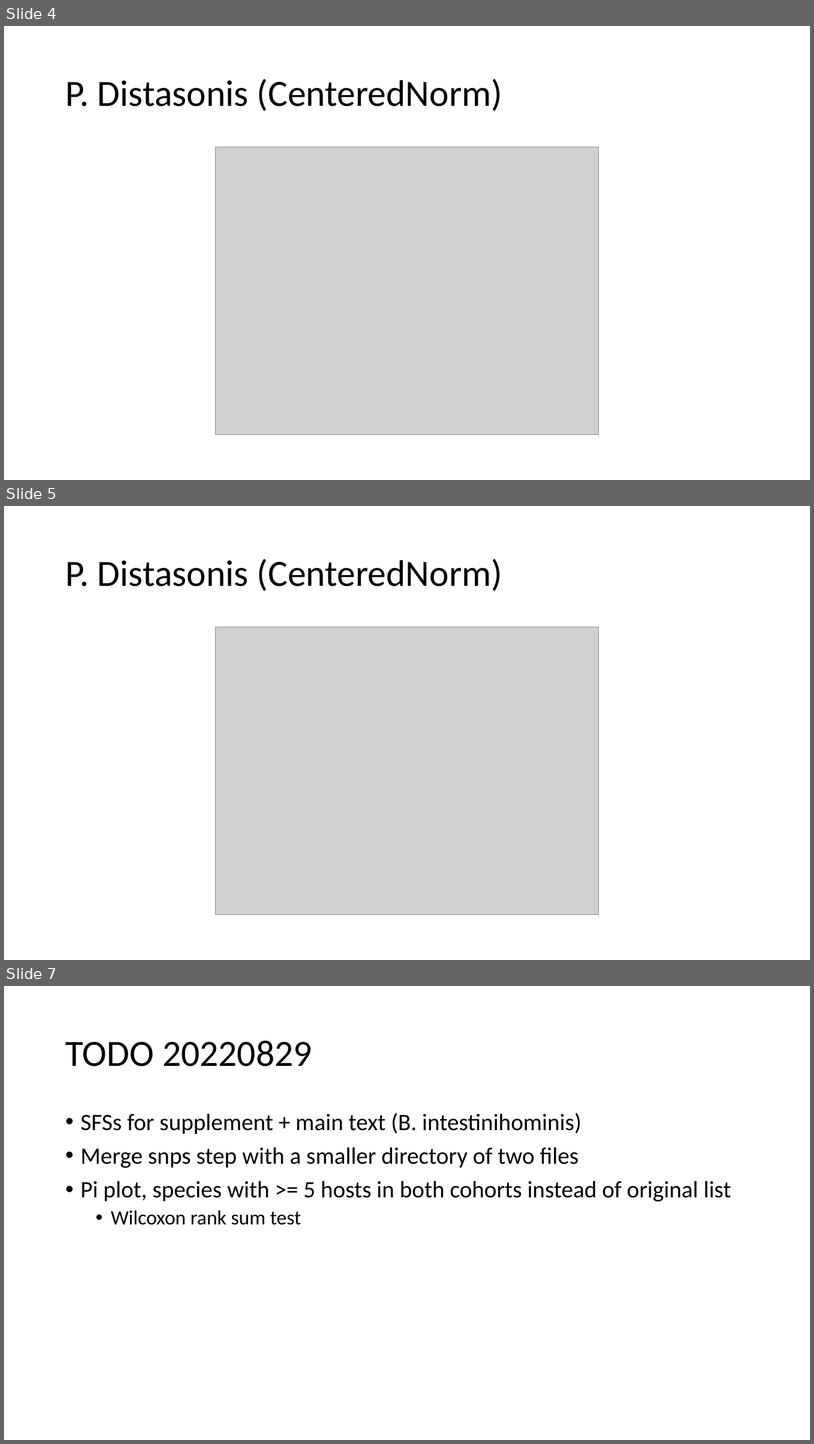
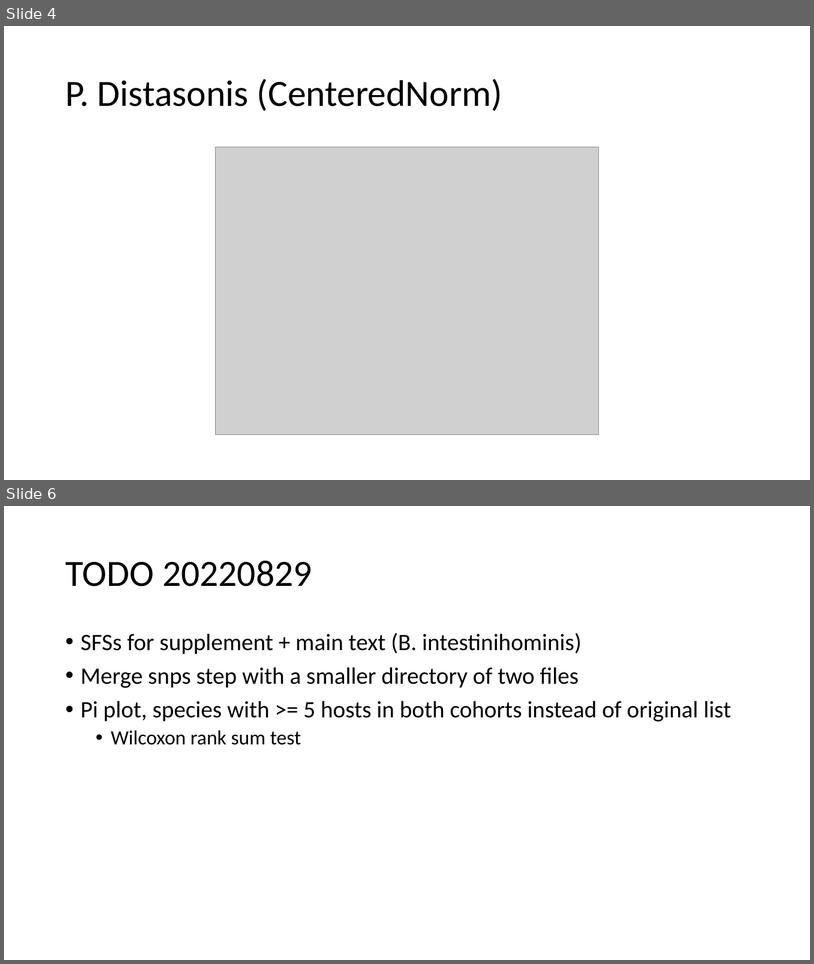
Before and after one commit to jon-mah/demo_for_ccgb, a slide deck: Summary/20220901_microbiome_demographic_slides.pptx. Shown one above the other, each under a label of ours: slides 4, 5 and 7 before the commit, slides 4 and 6 after it; the slides between them are not shown. The pictures are 814x1444 and 814x964 pixels, drawn with LibreOffice and Linux fonts; fonts in the diff are those of the drawing; grey boxes stand for pictures. Boxes give left, top, right and bottom in pixels: in the first picture for what was removed or moved away, otherwise in the second. Text is boxed around its words. In the diff, an @@ line names an element or a change of style, - is before the commit and + after.

```diff
--- a/Summary/20220901_microbiome_demographic_slides.pptx
+++ b/Summary/20220901_microbiome_demographic_slides.pptx
@@ slide 5 removed at (4,506,810,960), background #FFFFFF @@
@@ title removed at (65,559,503,591) @@
-P. Distasonis (CenteredNorm)
@@ picture removed at (215,627,599,915) @@
@@ what was slide 7 is now slide 6 @@
```
Also in this commit, not shown: 1 slide changed, 1 other file.
